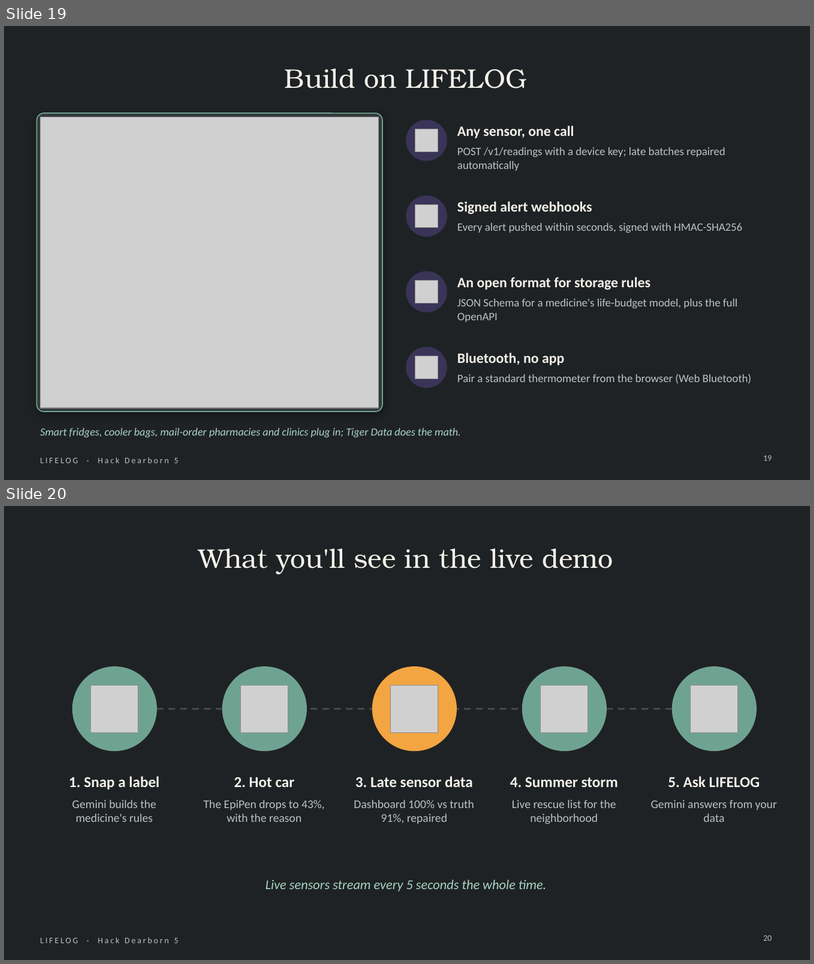
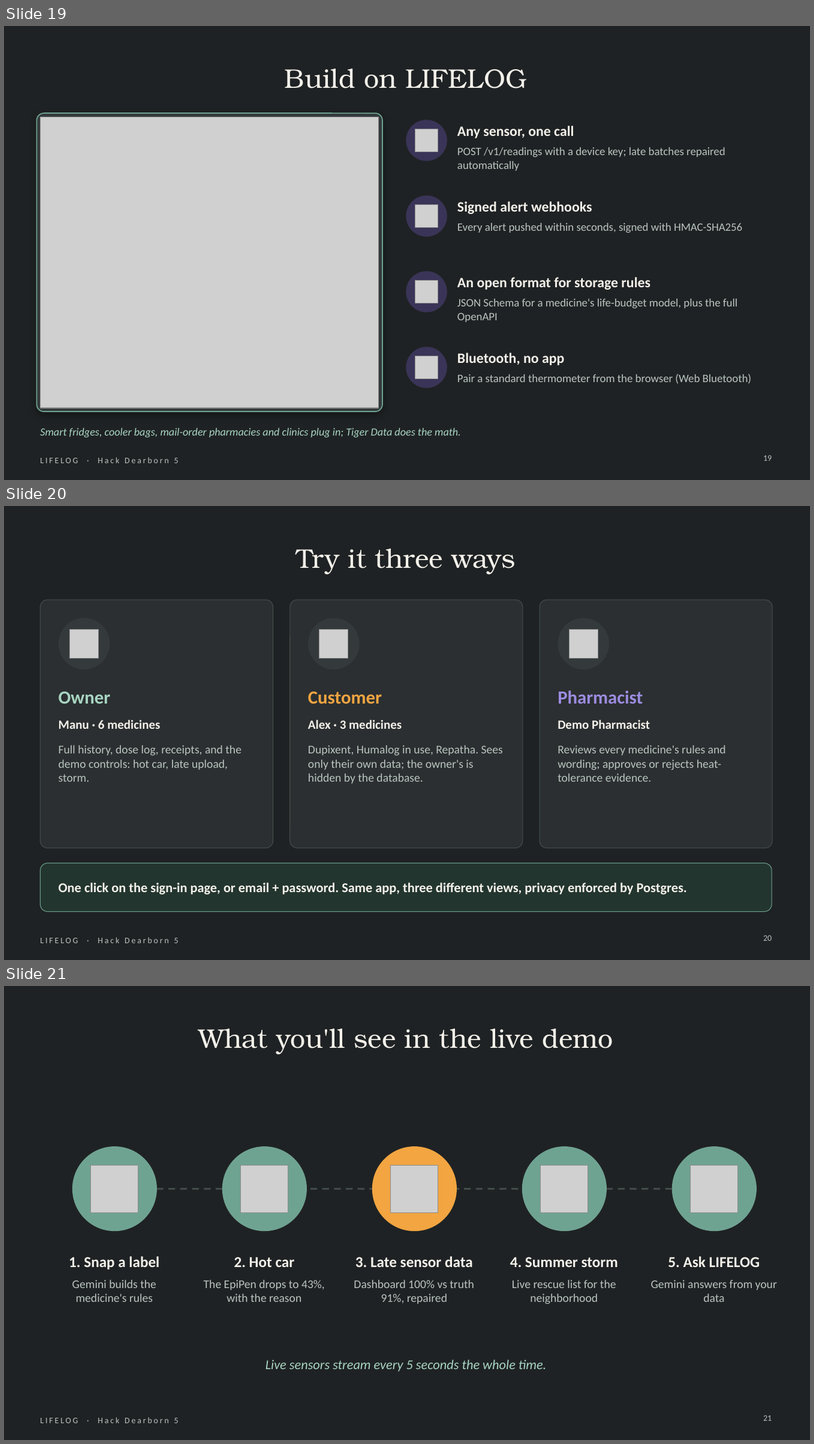
Before and after one commit to Manognya86/HackDearborn5, a slide deck: presentation/LIFELOG_HackDearborn5.pptx. Shown one above the other, each under a label of ours: slides 19 and 20 before the commit, slides 19, 20 and 21 after it. The pictures are 814x964 and 814x1444 pixels, drawn with LibreOffice and Linux fonts; fonts in the diff are those of the drawing; grey boxes stand for pictures. Boxes give left, top, right and bottom in pixels: in the first picture for what was removed or moved away, otherwise in the second. Text is boxed around its words. In the diff, an @@ line names an element or a change of style, - is before the commit and + after.

```diff
--- a/presentation/LIFELOG_HackDearborn5.pptx
+++ b/presentation/LIFELOG_HackDearborn5.pptx
@@ slide 20 added at (x1=4, y1=506, x2=810, y2=960), background #1F2224; not listed: 1 template element that a slide beside it also shows @@
@@ title added at (x1=297, y1=549, x2=515, y2=574), 32 pt, text #F4F1EA @@
+Try it three ways
@@ rounded rectangle added at (x1=40, y1=600, x2=273, y2=848), fill #2B2F31, outline #45504C 0.75 pt @@
@@ rounded rectangle added at (x1=290, y1=600, x2=523, y2=848), fill #2B2F31, outline #45504C 0.75 pt @@
@@ rounded rectangle added at (x1=540, y1=600, x2=773, y2=848), fill #2B2F31, outline #45504C 0.75 pt @@
@@ ellipse added at (x1=59, y1=618, x2=110, y2=669), fill #343A3C @@
@@ picture added at (x1=70, y1=630, x2=99, y2=658) @@
@@ ellipse added at (x1=308, y1=618, x2=360, y2=669), fill #343A3C @@
@@ picture added at (x1=320, y1=630, x2=349, y2=658) @@
@@ ellipse added at (x1=558, y1=618, x2=609, y2=669), fill #343A3C @@
@@ picture added at (x1=570, y1=630, x2=599, y2=658) @@
@@ text added at (x1=59, y1=691, x2=111, y2=703), 22 pt, text #A8D5C2, bold @@
+Owner
@@ text added at (x1=308, y1=691, x2=382, y2=704), 22 pt, text #F2A541, bold @@
+Customer
@@ text added at (x1=558, y1=690, x2=643, y2=703), 22 pt, text #9C8CE0, bold @@
+Pharmacist
@@ text added at (x1=59, y1=720, x2=160, y2=729), 15 pt, text #F4F1EA, bold @@
+Manu · 6 medicines
@@ text added at (x1=308, y1=720, x2=402, y2=729), 15 pt, text #F4F1EA, bold @@
+Alex · 3 medicines
@@ text added at (x1=558, y1=720, x2=650, y2=729), 15 pt, text #F4F1EA, bold @@
+Demo Pharmacist
@@ text added at (x1=59, y1=745, x2=242, y2=781), 14 pt, text #B9C4BF @@
+Full history, dose log, receipts, and the demo controls: hot car, late upload, storm.
@@ text added at (x1=308, y1=745, x2=503, y2=783), 14 pt, text #B9C4BF @@
+Dupixent, Humalog in use, Repatha. Sees only their own data; the owner's is hidden by the database.
@@ text added at (x1=558, y1=745, x2=726, y2=781), 14 pt, text #B9C4BF @@
+Reviews every medicine's rules and wording; approves or rejects heat-tolerance evidence.
@@ rounded rectangle added at (x1=40, y1=863, x2=772, y2=912), fill #23352F, outline #6FA391 0.75 pt @@
@@ text added at (x1=59, y1=882, x2=687, y2=894), 16 pt, text #F4F1EA, bold @@
+One click on the sign-in page, or email + password. Same app, three different views, privacy enforced by Postgres.
@@ page number added at (x1=764, y1=935, x2=772, y2=940), 10 pt, text #B9C4BF @@
+20
@@ what was slide 20 is now slide 21 @@
@@ page number at (x1=764, y1=1415, x2=772, y2=1420): text changed @@
-20
+21
```
Also in this commit, not shown: 1 slide changed, 13 other files.
